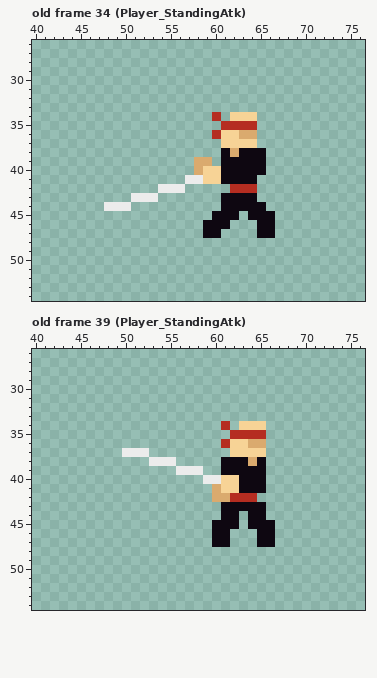
Pixel-art file: Assets/Player/T_Player.aseprite. Above is the file before it was changed.
128x64 pixels, 71 frames. Shown: old frame 34 (Player_StandingAtk): x 40..76, y 26..54; old frame 39 (Player_StandingAtk): x 40..76, y 26..54. The commit also changed other frames, which this record leaves out.
The result:
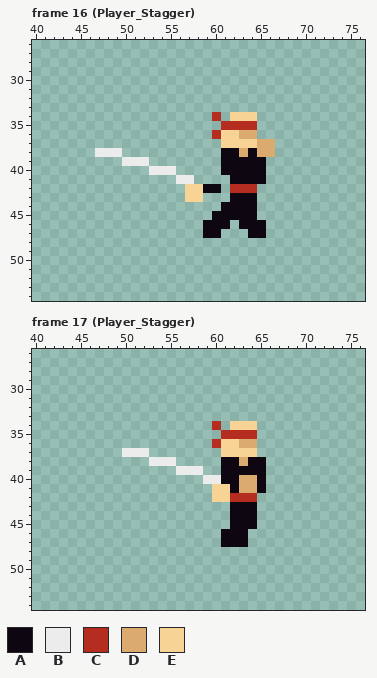
Palette (. is transparent): A #0e0711  B #ececec  C #b52d21  D #daaa6e  E #f7d396
A new or re-ordered frame is compared with the old frame closest to it.
The author wrote: Player stagger on block
Changes in this commit:
{"change": "frames 71 -> 79"}
{"where": "frame 16 (Player_Stagger) is new; against old frame 34 (Player_StandingAtk), layers \"Grip\", \"Legs\", \"Torso\""}
{"frame":16,"y":37,"x":65,"old":"..","new":"DD"}
{"frame":16,"y":38,"x":47,"old":"...","new":"BBB"}
{"frame":16,"y":38,"x":62,"old":"DA","new":"AD"}
{"frame":16,"y":38,"x":65,"old":"A.","new":"DD"}
{"frame":16,"y":39,"x":50,"old":"...","new":"BBB"}
{"frame":16,"y":39,"x":58,"old":"DD","new":".."}
{"frame":16,"y":40,"x":53,"old":"...","new":"BBB"}
{"frame":16,"y":40,"x":58,"old":"DEE","new":"..."}
{"frame":16,"y":41,"x":56,"old":".","new":"B"}
{"frame":16,"y":41,"x":58,"old":"BEEA","new":"...."}
{"frame":16,"y":41,"x":65,"old":".","new":"A"}
{"frame":16,"y":42,"x":54,"old":"BBB....","new":"...EEAA"}
{"frame":16,"y":43,"x":51,"old":"BBB","new":"..."}
{"frame":16,"y":43,"x":57,"old":"..","new":"EE"}
{"frame":16,"y":43,"x":61,"old":"A","new":"."}
{"frame":16,"y":44,"x":48,"old":"BBB","new":"..."}
{"frame":16,"y":44,"x":65,"old":"A","new":"."}
{"frame":16,"y":45,"x":63,"old":".","new":"A"}
{"frame":16,"y":45,"x":65,"old":"AA","new":".."}
{"frame":16,"y":46,"x":63,"old":"..","new":"AA"}
{"frame":16,"y":46,"x":66,"old":"A","new":"."}
{"frame":16,"y":47,"x":64,"old":".","new":"A"}
{"frame":16,"y":47,"x":66,"old":"A","new":"."}
{"where": "frame 17 (Player_Stagger) is new; against old frame 39 (Player_StandingAtk)"}
{"frame":17,"y":34,"x":60,"old":".C.","new":"C.E"}
{"frame":17,"y":34,"x":65,"old":"E","new":"."}
{"frame":17,"y":35,"x":61,"old":".","new":"C"}
{"frame":17,"y":35,"x":65,"old":"C","new":"."}
{"frame":17,"y":36,"x":60,"old":".C","new":"CE"}
{"frame":17,"y":36,"x":63,"old":"E","new":"D"}
{"frame":17,"y":36,"x":65,"old":"D","new":"."}
{"frame":17,"y":37,"x":61,"old":".","new":"E"}
{"frame":17,"y":37,"x":65,"old":"E","new":"."}
{"frame":17,"y":38,"x":63,"old":"AD","new":"DA"}
{"frame":17,"y":40,"x":61,"old":"EEAA","new":"AADD"}
{"frame":17,"y":41,"x":60,"old":"D","new":"E"}
{"frame":17,"y":41,"x":62,"old":"EAA","new":"ADD"}
{"frame":17,"y":42,"x":60,"old":"DD","new":"EE"}
{"frame":17,"y":43,"x":61,"old":"A","new":"."}
{"frame":17,"y":43,"x":65,"old":"A","new":"."}
{"frame":17,"y":44,"x":61,"old":"A","new":"."}
{"frame":17,"y":44,"x":63,"old":".","new":"A"}
{"frame":17,"y":44,"x":65,"old":"A","new":"."}
{"frame":17,"y":45,"x":60,"old":"AA","new":".."}
{"frame":17,"y":45,"x":63,"old":".","new":"A"}
{"frame":17,"y":45,"x":65,"old":"AA","new":".."}
{"frame":17,"y":46,"x":60,"old":"A","new":"."}
{"frame":17,"y":46,"x":62,"old":"..","new":"AA"}
{"frame":17,"y":46,"x":65,"old":"AA","new":".."}
{"frame":17,"y":47,"x":60,"old":"A","new":"."}
{"frame":17,"y":47,"x":62,"old":"..","new":"AA"}
{"frame":17,"y":47,"x":65,"old":"AA","new":".."}
{"label":"changed","picture_box":[95,139,275,238]}
{"label":"changed","picture_box":[212,421,275,547]}
